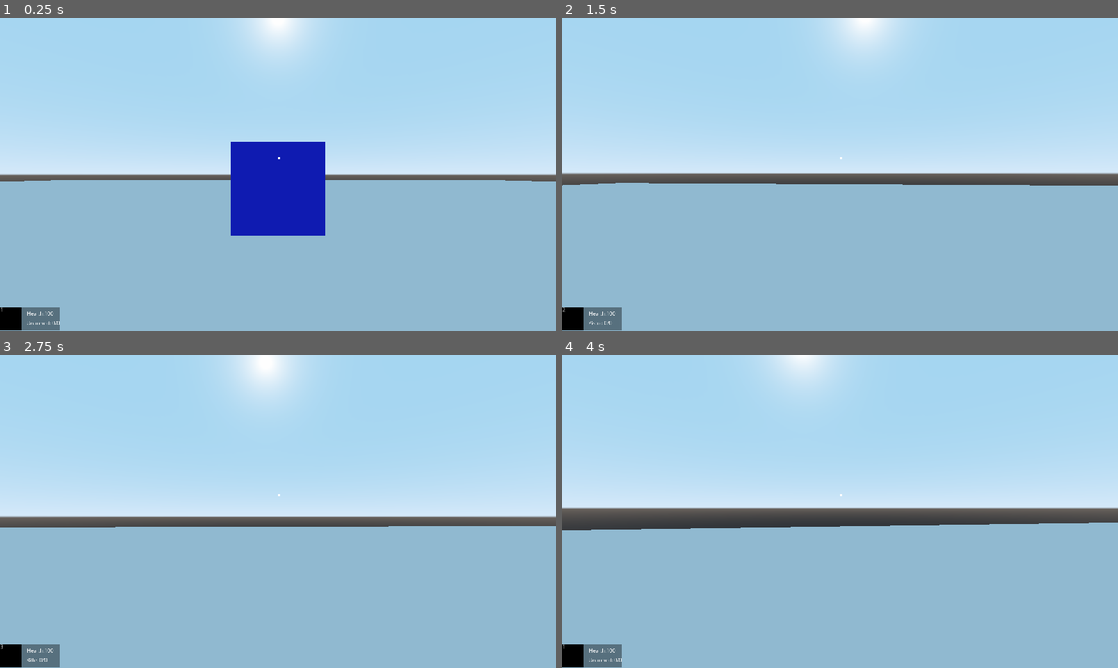
Above: before the commit, frames 1-4 (two rows, left to right).
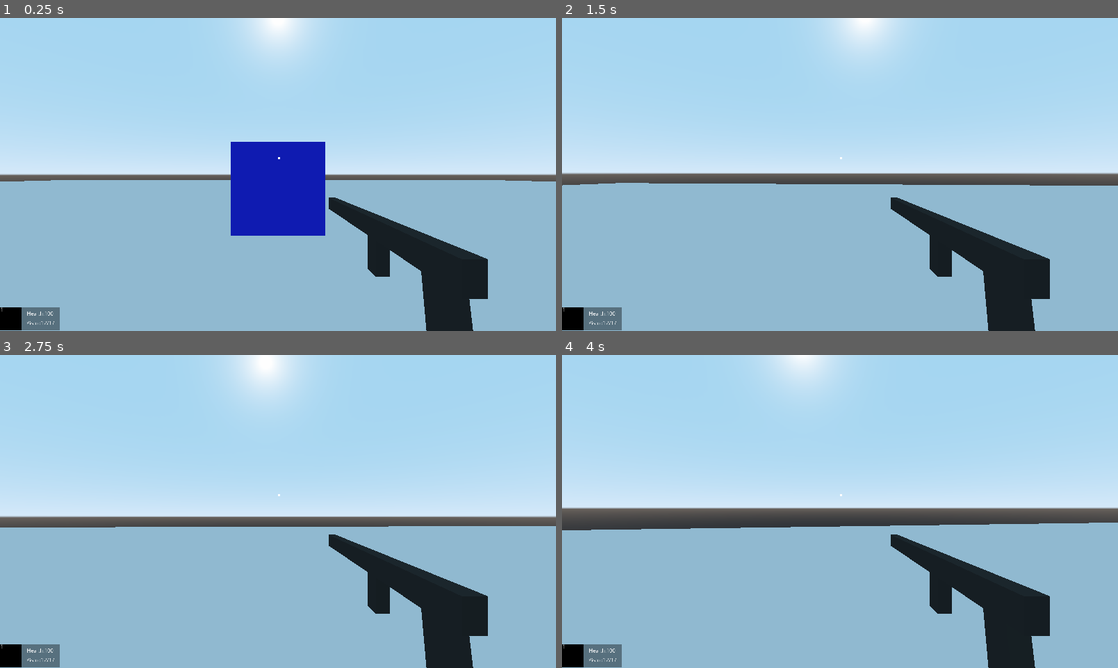
Above: after the commit, the same moments.

Repository: bravoeight98/FPSgodot
Game: Godot game, scene res://Scene/world.tscn
The game is run twice, just before and just after one commit, with the same random seed, the same clock (stepped at 60 frames per second) and the same inputs.
Inputs (mouse positions are in pixels of both pictures, inside the frame that each line leads up to):
- Up to frame 1 (0.25 s): no input
- Up to frame 2 (1.5 s): tap Enter at 0.5 s; move the mouse to (867, 174) at 0.52 s; hold W (forward) from 0.53 s (still down); tap 1 (empty) at 0.6 s; tap Space (jump) at 0.77 s; move the mouse to (812, 174) at 1.27 s; tap 2 (primary) at 1.35 s
- Up to frame 3 (2.75 s): keep holding W (forward); tap Space (jump) at 1.52 s; move the mouse to (289, 505) at 2.02 s; tap 3 (secondary) at 2.1 s
- Up to frame 4 (4 s): keep holding W (forward); tap Space (jump) at 2.75, 3.02, 3.77 s; move the mouse to (834, 517) at 2.77 s; tap Shift (sprint) at 2.85 s; move the mouse to (878, 514) at 3.52 s; tap 1 (empty) at 3.6 s

The runs differ from the first frame. In frame 1, 4.7% of the frame differs, in the area x 4-88%, y 57-100%; in frame 2, 4.7%; in frame 3, 4.7%; in frame 4, 4.7%.
Error after the commit: Invalid call. Nonexistent function 'change_weapon' in base 'Spatial'. (res://player/player.gd:89)

Commit message:
Update player.tscn

Diff:
--- a/FPSgodot/Player/player.tscn
+++ b/FPSgodot/Player/player.tscn
@@ -1,11 +1,10 @@
-[gd_scene load_steps=9 format=2]
+[gd_scene load_steps=8 format=2]
 
 [ext_resource path="res://player/player.gd" type="Script" id=1]
 [ext_resource path="res://scene/weapons/pistol/pistol_a/pistol_a.tscn" type="PackedScene" id=2]
 [ext_resource path="res://scene/weapons/rifle/rifle_a/rifle_a.tscn" type="PackedScene" id=3]
 [ext_resource path="res://scene/weapons/unarmed/unarmed.tscn" type="PackedScene" id=4]
 [ext_resource path="res://scene/ui/hud/hud.tscn" type="PackedScene" id=5]
-[ext_resource path="res://scene/weapons/weapon_manager.gd" type="Script" id=6]
 
 [sub_resource type="CapsuleMesh" id=1]
 radius = 0.5
@@ -32,7 +31,6 @@
 [node name="Camera" type="Camera" parent="CamRoot"]
 
 [node name="Weapons" type="Spatial" parent="CamRoot"]
-script = ExtResource( 6 )
 
 [node name="Pistol_A" parent="CamRoot/Weapons" instance=ExtResource( 2 )]
 transform = Transform( 1, 0, 0, 0, -4.37114e-08, 1, 0, -1, -4.37114e-08, 0.3, -0.7, 0.06 )
